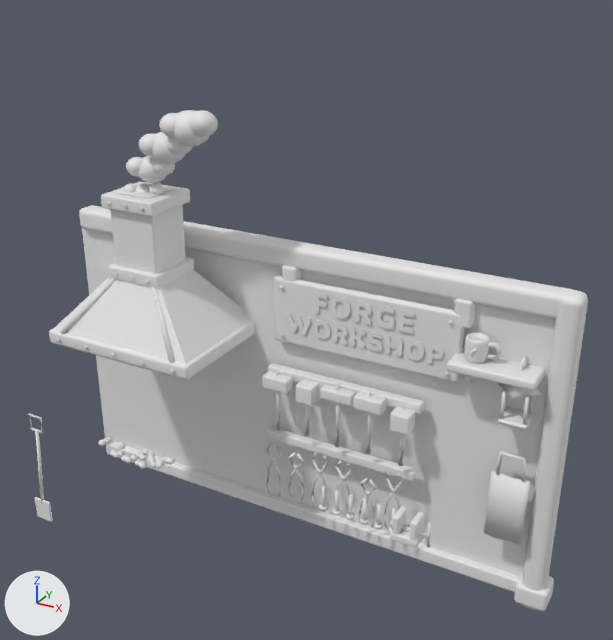
What one commit did to the glTF model assets/rooms/blacksmith_shop/batches/review_back_dressing.glb.
Both versions are drawn from a camera (50 mm lens) standing at (4.54, -5.03, 6.85) and looking at (0.44, 2.43, 3.12). The axes (+X, +Y, +Z) are drawn at lower left. The lights are the same throughout. The first picture is the older version. Vertices at exactly the same position are counted once.

Names of what the first picture shows: 'review_back_dressing'.
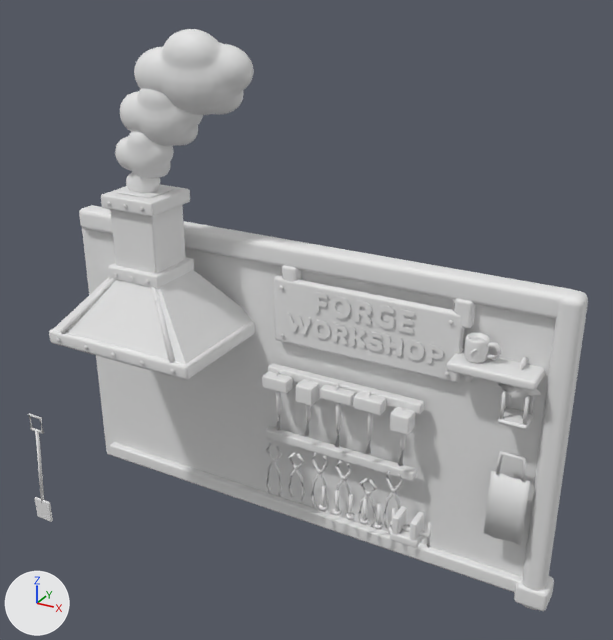
What differs and where, as boxes (x1, y1, x2, y2) in the pictures (613 x 640 px):
'review_back_dressing', reshaped (16% taller): before (28, 110, 588, 611); after (28, 29, 588, 611)
part 1 of me_mesh_0, added: after (134, 29, 254, 115)
part 2 of me_mesh_0, deleted: before (98, 437, 176, 469)
part 3 of me_mesh_0, reshaped: before (123, 110, 218, 195); after (115, 88, 203, 193)

The change, as a list of edits to the scene's bpy script:
```text
Change me_mesh_0:
    used by ob_review_back_dressing; location = (0.0, 0.0, 0.0)
    remove me_mesh_0.from_pydata(...)  # 10040 vertices, 19474 faces; spans x -3.2..3.3, y 1.2..3.13, z -0.07..5.32
    add me_mesh_0.from_pydata(...)  # 12988 vertices, 25514 faces; spans x -3.2..3.3, y 1.2..3.13, z -0.07..6.09
    me_mesh_0 part 1: a new loose piece of 2423 vertices spanning x -1.54..-0.18, y 2.05..2.73, z 5.23..6.09
    me_mesh_0 part 2: 28 loose pieces with 1176 vertices, spanning x -2.1..-1.0, y 1.5..1.85, z 1.17..1.25, are deleted
    me_mesh_0 part 3: 2 vertices moved within x -1.39..-1.11, y 2.23..2.29, z 4.46..4.89; 1024 vertices removed from x -1.78..-0.46, y 1.96..2.45, z 4.22..5.32; 2725 vertices added at x -1.84..-0.77, y 2.06..2.6, z 4.25..5.6
```
